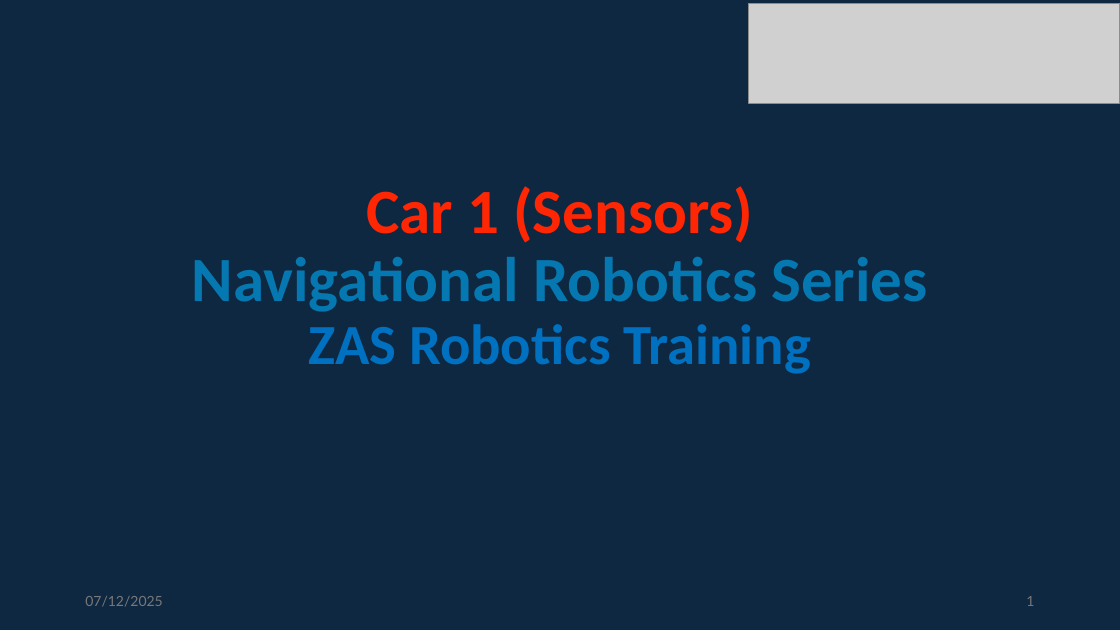
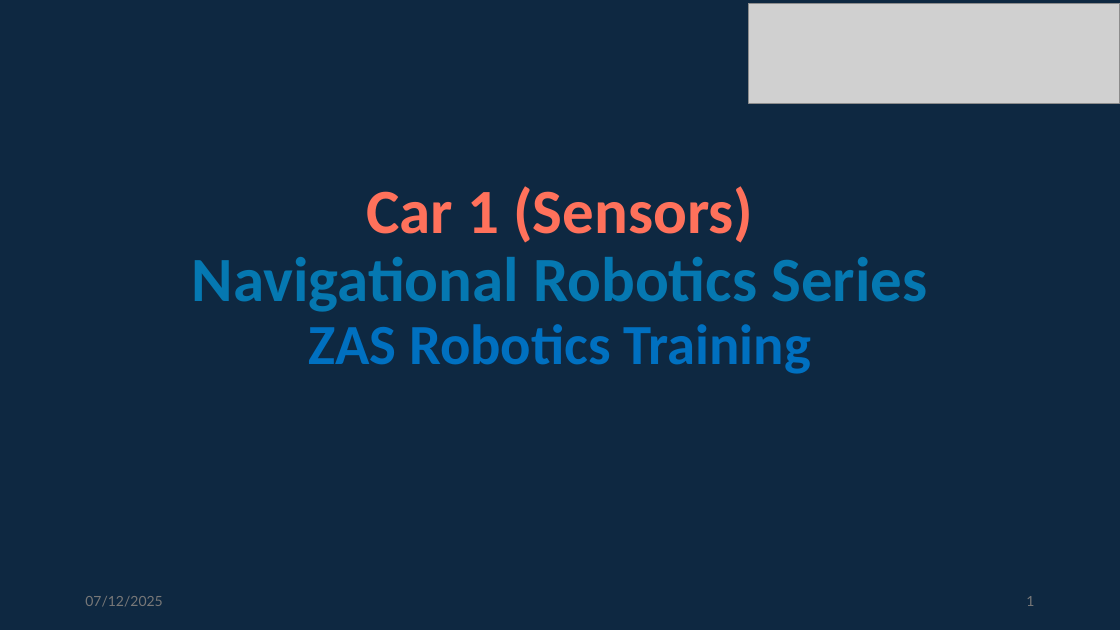
Before and after one commit to info-zas/Training, a slide deck: slide 1 of GPREC/04_Navigational_Robot_Car-1-Sensors/ZASRobotics_Car-1.pptx. Drawn at 1120x630 pixels with LibreOffice and Linux fonts; fonts in the diff are those of the drawing; grey boxes stand for pictures. Boxes give left, top, right and bottom in pixels: in the first picture for what was removed or moved away, otherwise in the second. Text is boxed around its words. In the diff, an @@ line names an element or a change of style, - is before the commit and + after.

```diff
--- a/GPREC/04_Navigational_Robot_Car-1-Sensors/ZASRobotics_Car-1.pptx
+++ b/GPREC/04_Navigational_Robot_Car-1-Sensors/ZASRobotics_Car-1.pptx
@@ title "Car 1 (Sensors) Navigational Robotics ..." at (192,186,927,374): text colour #FF2604 to #FF715B in "Car 1 (Sensors)" @@
```
Also in this commit, not shown: 13 other slides changed, 3 slides added.
